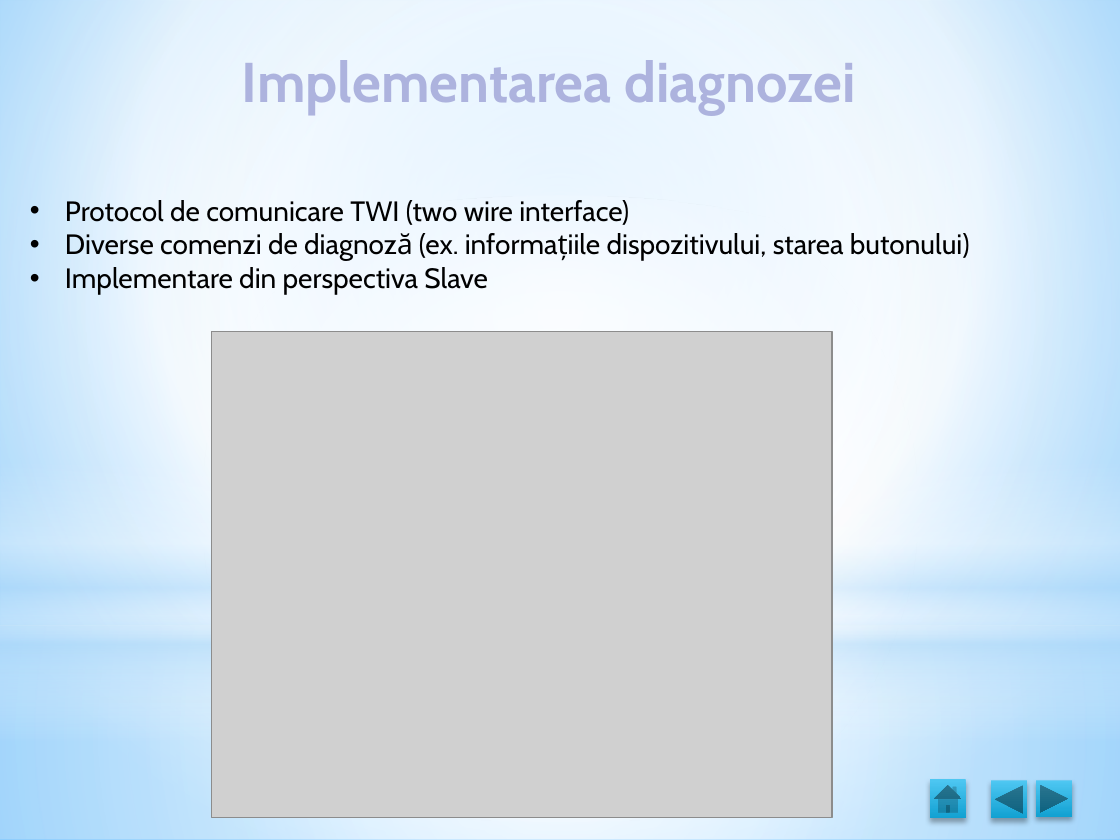
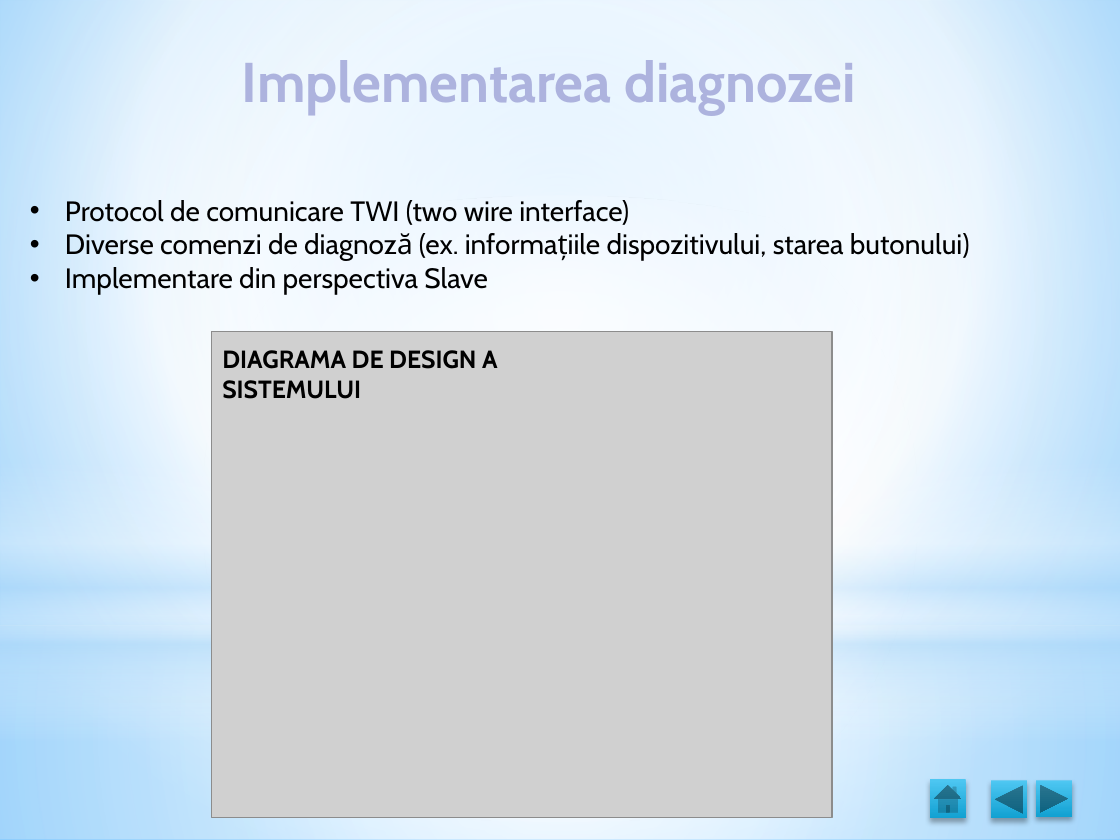
Before and after one commit to MihaiBadescu/Licenta, a slide deck: slide 6 of Licenta.pptx. Drawn at 1120x840 pixels with LibreOffice and Linux fonts; fonts in the diff are those of the drawing; grey boxes stand for pictures. Boxes give left, top, right and bottom in pixels: in the first picture for what was removed or moved away, otherwise in the second. Text is boxed around its words. In the diff, an @@ line names an element or a change of style, - is before the commit and + after.

```diff
--- a/Licenta.pptx
+++ b/Licenta.pptx
@@ text added at box(222, 350, 498, 399), 16 pt, text #000000, bold @@
+DIAGRAMA DE DESIGN A SISTEMULUI
```
